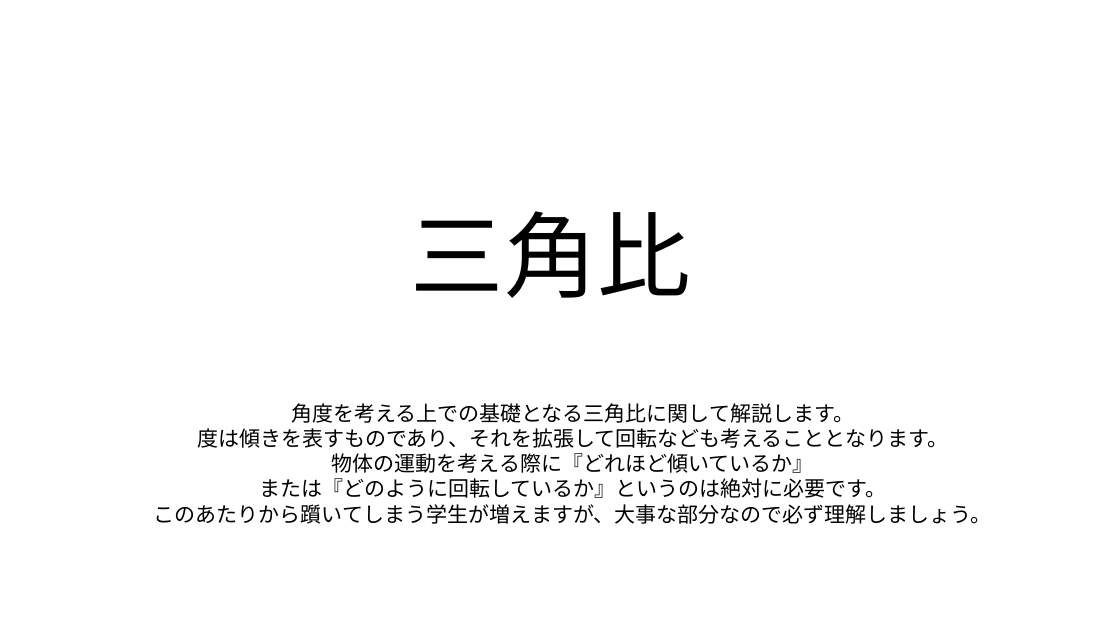
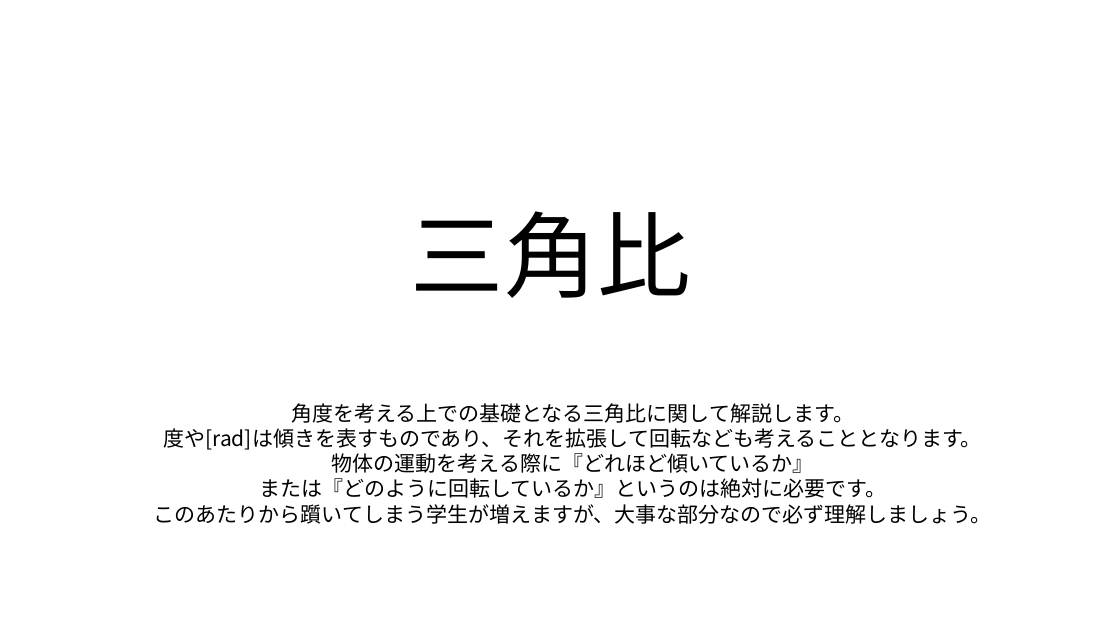
Before and after one commit to soma1795/GameMath, a slide deck: slide 1 of 03.三角比/三角比.pptx. Drawn at 1120x630 pixels with LibreOffice and Linux fonts; fonts in the diff are those of the drawing. Boxes give left, top, right and bottom in pixels: in the first picture for what was removed or moved away, otherwise in the second. Text is boxed around its words. In the diff, an @@ line names an element or a change of style, - is before the commit and + after.

```diff
--- a/03.三角比/三角比.pptx
+++ b/03.三角比/三角比.pptx
@@ text at [163,403,982,473]: text changed @@
-角度を考える上での基礎となる三角比に関して解説します。
-度は傾きを表すものであり、それを拡張して回転なども考えることとなります。
-物体の運動を考える際に『どれほど傾いているか』
+角度を考える上での基礎となる三角比に関して解説します。
+度や[rad]は傾きを表すものであり、それを拡張して回転なども考えることとなります。
+物体の運動を考える際に『どれほど傾いているか』
```
